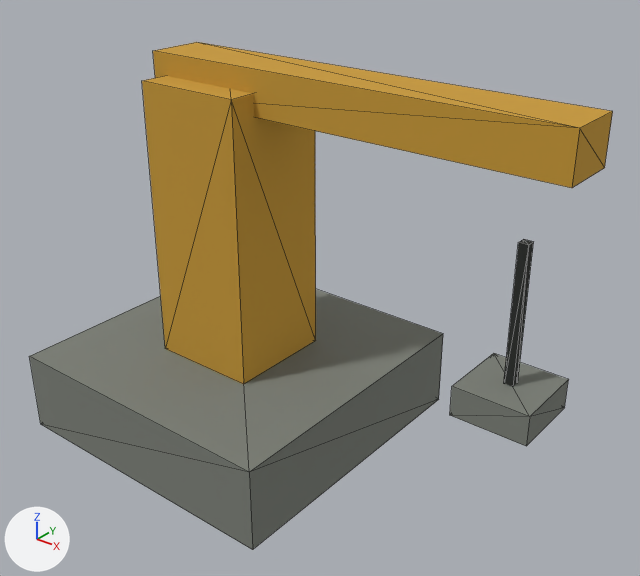
The glTF model docs/vision/assets/generated/crane.gltf: old version first, new version second.
Rendered twice from a 50 mm lens placed at (4.12, -4.19, 3.9), pointed at (0.71, 0.07, 1.26). Every picture has the same lights, and +X, +Y and +Z are marked at lower left. The first picture is the older version. Mesh edges are drawn as thin lines. Where no turn or scale is listed for an object, it has been applied to the vertices.

The older version as bpy lines, for what is in view:
```python
me_box_charcoal = bpy.data.meshes.new('box_charcoal')
me_box_charcoal.from_pydata(...)  # a box spanning x -0.5..0.5, y -0.5..0.5, z -0.5..0.5
me_box_charcoal.materials.append(mat_charcoal)  # black #292c29
me_box_steel = bpy.data.meshes.new('box_steel')
me_box_steel.from_pydata(...)  # a box spanning x -0.5..0.5, y -0.5..0.5, z -0.5..0.5
me_box_steel.materials.append(mat_steel)  # grey #7c8078
me_box_yellow = bpy.data.meshes.new('box_yellow')
me_box_yellow.from_pydata(...)  # a box spanning x -0.5..0.5, y -0.5..0.5, z -0.5..0.5
me_box_yellow.materials.append(mat_yellow)  # orange #c99a35
ob_boom = bpy.data.objects.new('boom', me_box_yellow)
ob_boom.parent = ob_slew
ob_boom.location = (1.0, 0.0, 2.0)
ob_boom.scale = (3.0, 0.4, 0.3)
ob_cable = bpy.data.objects.new('cable', me_box_charcoal)
ob_cable.parent = ob_hoist
ob_cable.location = (0.0, 0.0, 0.5)
ob_cable.scale = (0.06, 0.06, 1.0)
ob_grip = bpy.data.objects.new('grip', me_box_steel)
ob_grip.parent = ob_hoist
ob_grip.location = (0.0, 0.0, 0.0)
ob_grip.scale = (0.5, 0.5, 0.2)
# also in view: 'base' at (0.0, 0.0, 0.3); 'tower' at (0.0, 0.0, 1.6)
```
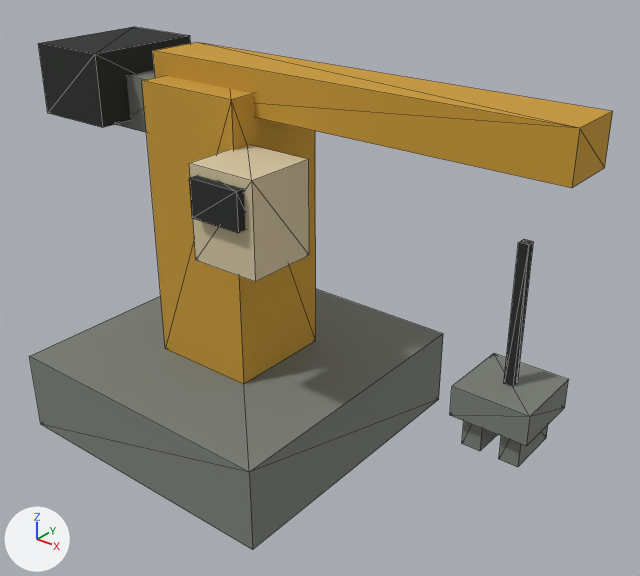
Boxes (x1, y1, x2, y2) around the edits, measured in the pictures (640 x 576 px):
```json
{"object": "cab", "change": "added", "after": [189, 145, 309, 282], "on screen": "beige"}
{"object": "counterweight", "change": "added", "after": [38, 27, 191, 128], "on screen": "black"}
{"object": "cabWindow", "change": "added", "after": [189, 176, 246, 233], "on screen": "black"}
{"object": "supportArm", "change": "added", "after": [115, 70, 155, 132]}
{"object": "clawRBlade", "change": "added", "after": [499, 425, 548, 467]}
{"object": "clawLBlade", "change": "added", "after": [462, 421, 497, 451]}
```

Edits to the scene script, one JSON object a line:
```json
{"op": "add", "block": "mat_cream", "code": ["mat_cream = principled_material('cream')", "mat_cream.base_color = (0.672, 0.571, 0.366)  # beige #d6c7a3", "mat_cream.roughness = 1.0"]}
{"op": "add", "block": "me_box_cream", "code": ["me_box_cream = bpy.data.meshes.new('box_cream')", "me_box_cream.from_pydata(...)  # a box spanning x -0.25..0.25, y -0.25..0.25, z -0.312..0.312", "me_box_cream.materials.append(mat_cream)  # beige #d6c7a3"]}
{"op": "add", "block": "ob_cabwindow", "code": ["ob_cabwindow = bpy.data.objects.new('cabWindow', me_box_charcoal)", "ob_cabwindow.parent = ob_slew", "ob_cabwindow.location = (0.625, -0.75, 1.5)", "ob_cabwindow.scale = (0.375, 0.125, 0.25)"]}
{"op": "add", "block": "ob_cab", "code": ["ob_cab = bpy.data.objects.new('cab', me_box_cream)", "ob_cab.location = (0.625, -0.5, 1.975)"]}
{"op": "add", "block": "ob_supportarm", "code": ["ob_supportarm = bpy.data.objects.new('supportArm', me_box_steel)", "ob_supportarm.parent = ob_slew", "ob_supportarm.location = (-0.625, 0.0, 1.75)", "ob_supportarm.scale = (0.75, 0.375, 0.375)"]}
{"op": "add", "block": "ob_counterweight", "code": ["ob_counterweight = bpy.data.objects.new('counterweight', me_box_charcoal)", "ob_counterweight.parent = ob_slew", "ob_counterweight.location = (-1.125, 0.0, 1.875)", "ob_counterweight.scale = (0.625, 0.875, 0.5)"]}
{"op": "add", "block": "ob_clawrblade", "code": ["ob_clawrblade = bpy.data.objects.new('clawRBlade', me_box_steel)", "ob_clawrblade.parent = ob_clawr", "ob_clawrblade.location = (0.0, 0.0, 0.0)", "ob_clawrblade.scale = (0.125, 0.375, 0.375)"]}
{"op": "add", "block": "ob_clawr", "code": ["ob_clawr = bpy.data.objects.new('clawR', None)", "ob_clawr.parent = ob_hoist", "ob_clawr.location = (0.125, 0.0, -0.125)"]}
{"op": "add", "block": "ob_clawlblade", "code": ["ob_clawlblade = bpy.data.objects.new('clawLBlade', me_box_steel)", "ob_clawlblade.parent = ob_clawl", "ob_clawlblade.location = (0.0, 0.0, 0.0)", "ob_clawlblade.scale = (0.125, 0.375, 0.375)"]}
{"op": "add", "block": "ob_clawl", "code": ["ob_clawl = bpy.data.objects.new('clawL', None)", "ob_clawl.parent = ob_hoist", "ob_clawl.location = (-0.125, 0.0, -0.125)"]}
```
